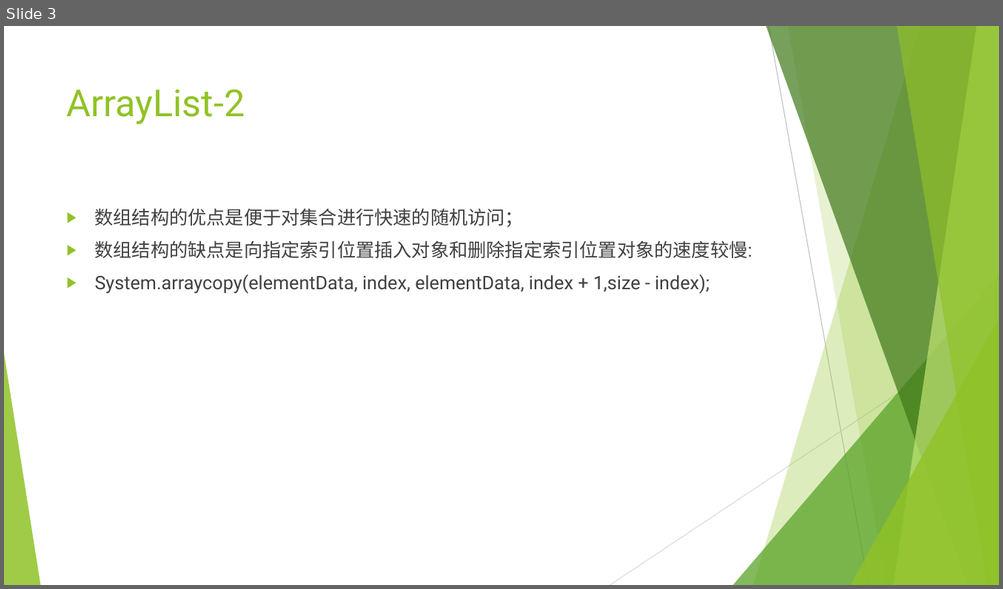
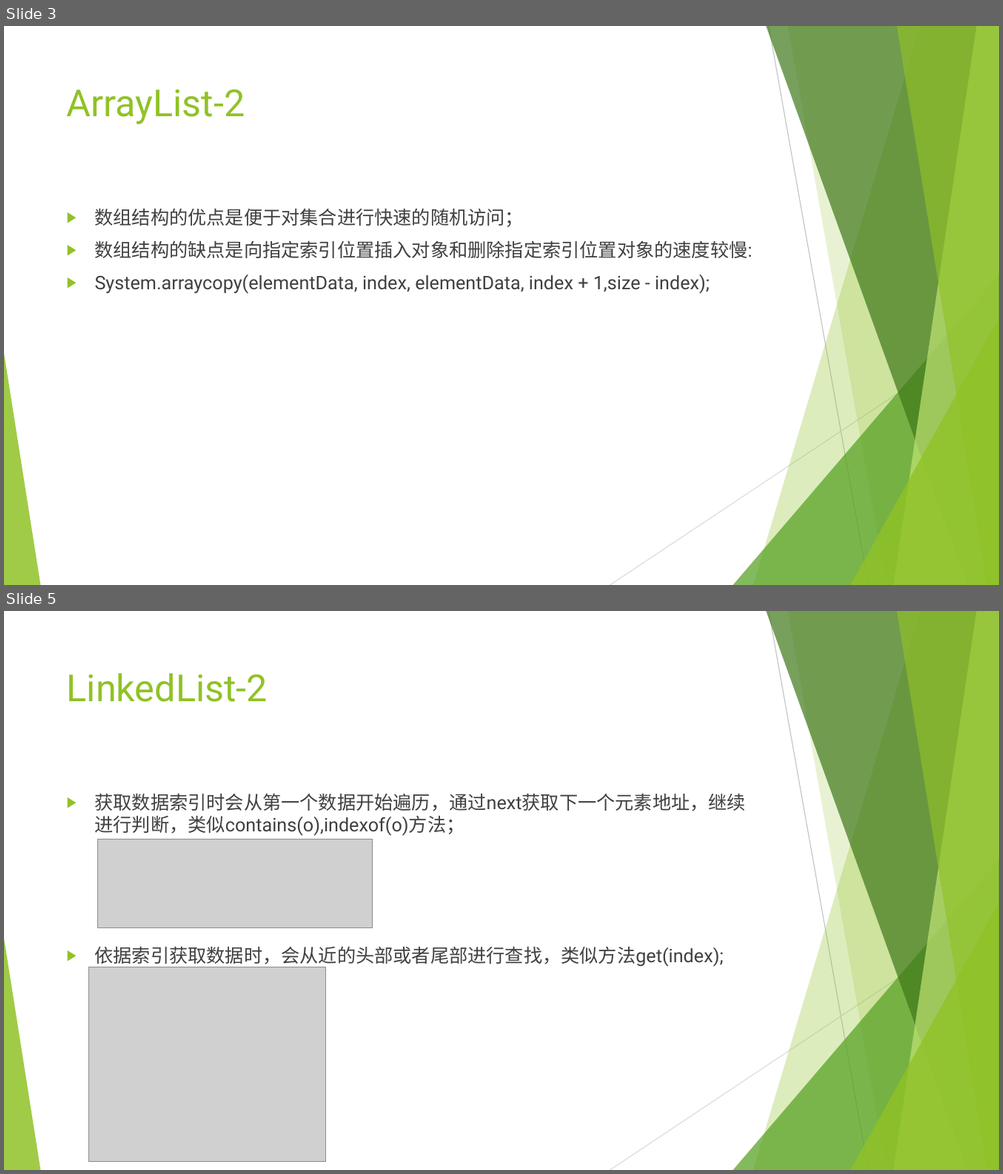
Before and after one commit to mrzhangs1015916/javaLearn, a slide deck: src/mapAndSet/JAVA集合类学习.pptx. Shown one above the other, each under a label of ours: slide 3 before the commit, slides 3 and 5 after it; the slides between them are not shown. The pictures are 1003x589 and 1003x1174 pixels, drawn with LibreOffice and Linux fonts; fonts in the diff are those of the drawing; grey boxes stand for pictures. Boxes give left, top, right and bottom in pixels: in the first picture for what was removed or moved away, otherwise in the second. Text is boxed around its words. In the diff, an @@ line names an element or a change of style, - is before the commit and + after.

```diff
--- a/src/mapAndSet/JAVA集合类学习.pptx
+++ b/src/mapAndSet/JAVA集合类学习.pptx
@@ slide 5 added at box(4, 611, 999, 1170), background #FFFFFF; not listed: 10 template elements that a slide beside it also shows @@
@@ title added at box(67, 673, 267, 702), 36 pt, text #90C226 @@
+LinkedList-2
@@ text added at box(95, 794, 746, 967), 18 pt, text #404040 @@
+▶ 获取数据索引时会从第一个数据开始遍历，通过next获取下一个元素地址，继续进行判断，类似contains(o),indexof(o)方法；
+▶ 依据索引获取数据时，会从近的头部或者尾部进行查找，类似方法get(index);
@@ picture added at box(97, 840, 373, 928) @@
@@ picture added at box(89, 968, 327, 1162) @@
```
Also in this commit, not shown: 4 other slides added, 4 other files.
